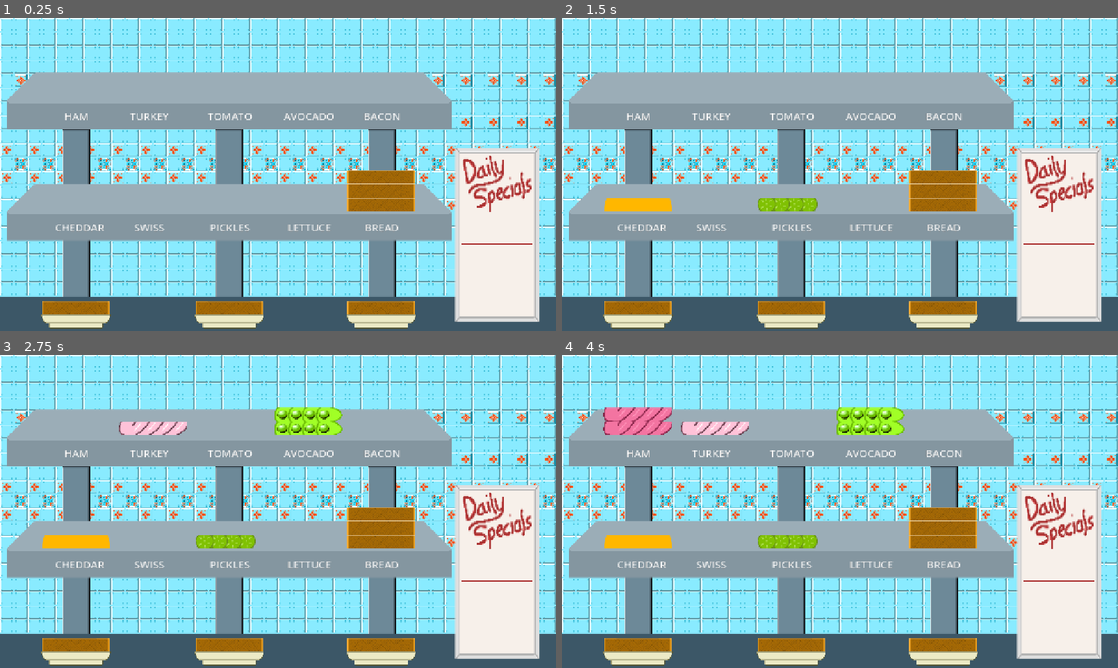
Above: before the commit, frames 1-4 (two rows, left to right).
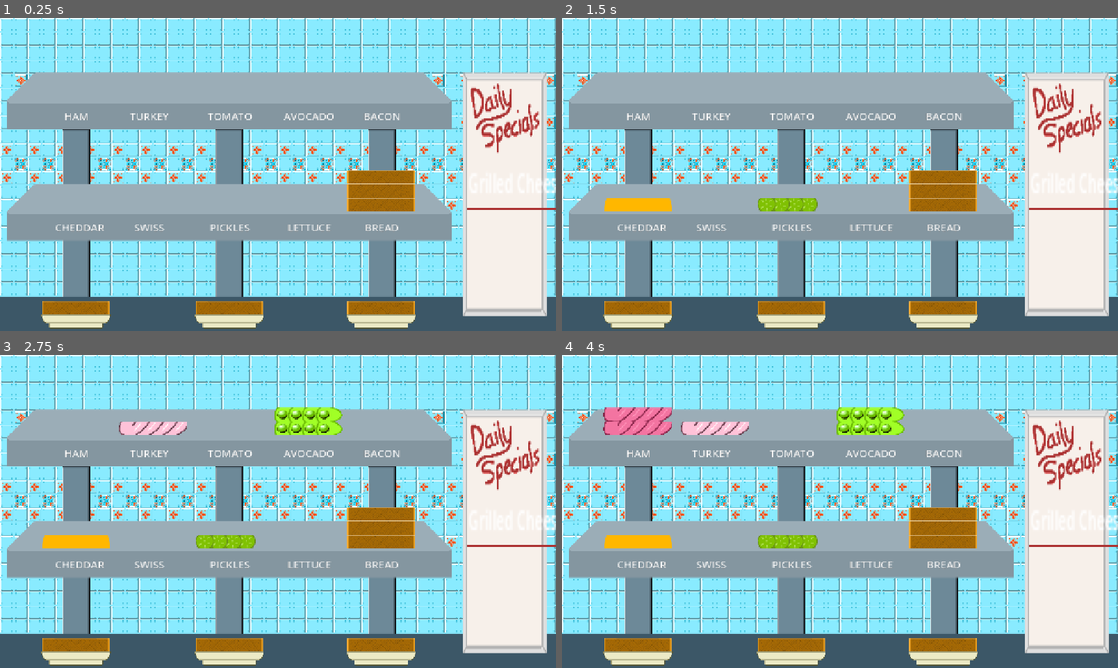
Above: after the commit, the same moments.

Repository: hachitomo/sandwich-slammer
Game: Godot game, scene res://scenes/game.tscn
Two runs of this game, one before a commit and one after it. Both use one fixed random seed, a clock stepped at 60 frames per second and the inputs below.
Inputs:
- Up to frame 1 (0.25 s): no input
- Up to frame 2 (1.5 s): tap Enter (ui_accept) at 0.5, 0.77 s; hold Right (ui_right) 0.53-1.28 s; hold Down (ui_down) from 1.28 s (still down)
- Up to frame 3 (2.75 s): tap Enter (ui_accept) at 1.52, 2 s; release Down (ui_down) at 2.03 s; hold Right (ui_right) from 2.03 s (still down)
- Up to frame 4 (4 s): release Right (ui_right) at 2.78 s; hold Up (ui_up) 2.78-3.53 s; tap Enter (ui_accept) at 3.02, 3.5, 3.77 s; hold Left (ui_left) from 3.53 s (still down)

The runs differ from the first frame. In frame 1, 7.6% of the frame differs, in the area x 81-100%, y 17-98%; in frame 2, 7.6%; in frame 3, 7.6%; in frame 4, 7.6%.

Commit message:
Serving and scoring!

Diff:
--- a/fab/script/selectable_items.gd
+++ b/fab/script/selectable_items.gd
@@ -85,7 +85,7 @@
 	if offset_map.has(index):
 		curval += offset_map.get(index)
 	if item_map.size() == 0:
-		printerr("get item position called with no items!")
+		push_error("get item position called with no items!")
 		return Vector2.ZERO
 	if index < 0 or index >= item_map.size():
 		return curval
--- a/scenes/game.gd
+++ b/scenes/game.gd
@@ -42,6 +42,7 @@
 	$IngredientSelections.set_cols(5)
 	$IngredientSelections.selected.connect(select_ingredient)
 	$SandwichSelections.selected.connect(select_sandwich)
+	$Sandwich1.orderup.connect($SpecialsBoard.score)
 	add_ingredient_points()
 	add_sandwich_points()
 
@@ -228,27 +229,31 @@
 
 
 func select_sandwich(sandwich_idx: int) -> void:
+	var wich: Sandwich
 	match sandwich_idx:
 		0:
-			$Sandwich1.add_ingredient(selected_igdt)
+			wich = $Sandwich1
 		1:
-			$Sandwich2.add_ingredient(selected_igdt)
+			wich = $Sandwich2
 		2:
-			$Sandwich3.add_ingredient(selected_igdt)
+			wich = $Sandwich3
+	wich.add_ingredient(selected_igdt)
 	if selected_igdt != Types.ingredient_type.BREAD:
 		var existing: int = available_ingredients.get(selected_igdt) if available_ingredients.has(selected_igdt) else 0
 		available_ingredients.set(selected_igdt,existing-1)
 	var cursor = $SandwichSelections.get_node("Cursor")
 	while cursor.get_child_count() > 0:
 		cursor.remove_child(cursor.get_child(0))
+	for i in range(3):
+		var stack_size = [$Sandwich1,$Sandwich2,$Sandwich3][i].size()
+		if stack_size > 3:
+			$SandwichSelections.set_offset(i,Vector2(0,(stack_size - 3) * -32))
+	if selected_igdt == Types.ingredient_type.BREAD:
+		wich.score_sandwich()
 	$SandwichSelections.set_focus(false)
 	$IngredientSelections.set_focus(true)
 	play_sfx(slam_sfx)
 	selecting = true
-	for i in range(3):
-		var stack_size = [$Sandwich1,$Sandwich2,$Sandwich3][i].size()
-		if stack_size > 3:
-			$SandwichSelections.set_offset(i,Vector2(0,(stack_size - 3) * -32))
 
 func _on_init_delay_timer_timeout() -> void:
 	if count < ingredient_start_count:
@@ -261,6 +266,9 @@
 		$IngredientSelections.set_focus(true)
 		play_music(game_bg_music)
 
+func serve_sandwich() -> void:
+	pass
+
 func play_music(music: Resource) -> void:
 	if $BGMusicPlayer.playing:
 		$BGMusicPlayer.stop()
--- a/scenes/game.tscn
+++ b/scenes/game.tscn
@@ -180,8 +180,8 @@
 cursor_texture = ExtResource("7_u5sy4")
 cursor_default_region = Rect2(36, 3, 148, 31)
 
-[node name="Node2D" parent="." unique_id=1391044385 instance=ExtResource("8_gee14")]
-position = Vector2(1145, 499)
-scale = Vector2(2, 2.5)
+[node name="SpecialsBoard" parent="." unique_id=1391044385 instance=ExtResource("8_gee14")]
+position = Vector2(1162, 406)
+scale = Vector2(2, 3.5)
 
 [connection signal="timeout" from="InitDelayTimer" to="." method="_on_init_delay_timer_timeout"]
--- a/scenes/whiteboard.gd
+++ b/scenes/whiteboard.gd
@@ -1,16 +1,26 @@
 extends Node2D
 
 #TODO
-# Choose a random recipe and list it in daily specials spot label
 # Display order scores as they go out in the orders box
+
+var daily_special: Types.recipe
 
 const FONT_COLOR: Color = Color("#ac3232")
 
-# Called when the node enters the scene tree for the first time.
+func _init() -> void:
+	daily_special = Types.all_recipes.pick_random()
+
 func _ready() -> void:
-	pass # Replace with function body.
-
+	$BG/Specials/DailySpecial.text = Types.recipe_name(daily_special)
 
 # Called every frame. 'delta' is the elapsed time since the previous frame.
 func _process(_delta: float) -> void:
 	pass
+
+func get_special() -> String:
+	return Types.recipe_name(daily_special)
+
+func score(order: Order) -> void:
+	print("Order up!!!")
+	print(Types.recipe_name(order.recipe_match))
+	print("Score: ", order.base)
--- a/scenes/whiteboard.tscn
+++ b/scenes/whiteboard.tscn
@@ -20,18 +20,19 @@
 offset_right = 40.0
 offset_bottom = 7.0
 
-[node name="Label" type="Label" parent="BG/Specials" unique_id=1559664848]
+[node name="SpecialsLabelSprite" type="Sprite2D" parent="BG/Specials" unique_id=1080627983]
+position = Vector2(42, -30.75)
+scale = Vector2(1, 0.8684211)
+texture = ExtResource("1_q8y3l")
+region_enabled = true
+region_rect = Rect2(330, 342, 84, 57)
+
+[node name="DailySpecial" type="Label" parent="BG/Specials" unique_id=1559664848]
 layout_mode = 2
 
-[node name="HSeparator" type="HSeparator" parent="BG" unique_id=1219605247]
-offset_left = -40.0
-offset_top = 7.0
-offset_right = 39.0
-offset_bottom = 11.0
+[node name="HSeparator" type="HSeparator" parent="BG/Specials" unique_id=1219605247]
+layout_mode = 2
 theme_override_styles/separator = SubResource("StyleBoxLine_7us60")
 
-[node name="Orders" type="VBoxContainer" parent="BG" unique_id=1995495848]
-offset_left = -42.0
-offset_top = 11.0
-offset_right = 40.0
-offset_bottom = 74.0
+[node name="Orders" type="VBoxContainer" parent="BG/Specials" unique_id=1995495848]
+layout_mode = 2
--- /dev/null
+++ b/scripts/order.gd
@@ -0,0 +1,12 @@
+extends Node
+
+class_name Order
+
+var base: int
+var recipe_match: Types.recipe
+var modifiers: Array[Types.modifier]
+
+func _init() -> void:
+	base = 0
+	recipe_match = Types.recipe.NONE
+	modifiers = []
--- a/scripts/sandwich.gd
+++ b/scripts/sandwich.gd
@@ -2,10 +2,10 @@
 
 class_name Sandwich
 
+
 const sandwich_texture = preload("res://assets/img/sandwich2.png")
 
-#TODO
-# signal orderup()
+signal orderup(Order)
 
 # DING DING DING IT'S THE THEME!!! :D
 var layers: Array[Types.ingredient_type] = [Types.ingredient_type.BREAD]
@@ -28,19 +28,112 @@
 		new_item.offset.y = (new_idx+1) * -32
 		$Layers.add_child(new_item)
 	while $Layers.get_child_count() > layers.size():
-		$Layers.remove_child($Layers.get_child($Layers.get_child_count()))
+		$Layers.remove_child($Layers.get_child($Layers.get_child_count()-1))
 
 func add_ingredient(igdt: Types.ingredient_type) -> void:
 	layers.append(igdt)
 
-#TODO
-# check for basic combos, recipe matches, sauce multipliers(?)
-# might need several subprocedures, write out pros and cons to map for output?
-# maybe even make an order class with a score and itemized list combo? (Resource or class?)
-func score_sandwich() -> int:
+func score_sandwich() -> void:
+	var order = Order.new()
+	order.base = self.layers.map(Types.ingredient_base_score).reduce(func(acc, n): return acc + n, 0)
+	order.modifiers = get_modifiers()
+	order.recipe_match = get_recipe_match()
+
+	# Creekside gets a pass for "too large" because it is a recipe match that naturally is
+	if order.recipe_match == Types.recipe.CREEKSIDE and order.modifiers.has(Types.modifier.TOO_LARGE):
+		order.modifier.erase(Types.modifier.TOO_LARGE)
+
+	layers = [Types.ingredient_type.BREAD]
+	orderup.emit(order)
 	#TODO
 	# replenish_ingredients(amount?)
-	return 0
+
+func get_recipe_match() -> Types.recipe:
+
+	if has_cheese() and not has_veg() and not has_cheese():
+		return Types.recipe.GRILLED_CHEESE
+
+	if layers.has(Types.ingredient_type.HAM) and layers.has(Types.ingredient_type.SWISS):
+		return Types.recipe.HAM_SWISS
+
+	if not layers.has(Types.ingredient_type.TURKEY) and [Types.ingredient_type.BACON,Types.ingredient_type.LETTUCE,Types.ingredient_type.TOMATO].all(func(igdt): return layers.has(igdt)):
+		return Types.recipe.BLT
+
+	if [Types.ingredient_type.BACON,Types.ingredient_type.LETTUCE,Types.ingredient_type.TOMATO].all(func(igdt): return layers.has(igdt)):
+		return Types.recipe.TURKEY_CLUB
+
+	#TODO: mustard
+	if [Types.ingredient_type.HAM,Types.ingredient_type.SWISS,Types.ingredient_type.PICKLE].all(func(igdt): return layers.has(igdt)):
+		return Types.recipe.CUBANO
+
+	if [Types.ingredient_type.TURKEY,Types.ingredient_type.AVOCADO,Types.ingredient_type.BACON,Types.ingredient_type.LETTUCE,Types.ingredient_type.TOMATO,Types.ingredient_type.SWISS,Types.ingredient_type.CHEDDAR].all(func(igdt): return layers.has(igdt)):
+		return Types.recipe.CREEKSIDE
+
+	return Types.recipe.NONE
+
+func get_modifiers() -> Array[Types.modifier]:
+	var mods: Array[Types.modifier] = []
+
+	if layers.get(layers.size()-1) != Types.ingredient_type.BREAD:
+		mods.append(Types.modifier.OPEN_FACED)
+
+	if layers.count(Types.ingredient_type.BREAD) > 1 and item_repeated(Types.ingredient_type.BREAD):
+		mods.append(Types.modifier.EXTRA_BREAD)
+
+	if any_item_repeated():
+		mods.append(Types.modifier.EXTRA_INGREDIENT)
+
+	if layers.size() < Types.MIN_LAYERS:
+		mods.append(Types.modifier.TOO_SMALL)
+
+	if layers.size() > Types.MAX_LAYERS:
+		mods.append(Types.modifier.TOO_SMALL)
+
+	if layers.count(Types.ingredient_type.BREAD) > 2 and not mods.has(Types.modifier.EXTRA_BREAD):
+		mods.append(Types.modifier.DOUBLE_DECKER)
+
+	if has_meat() and has_cheese():
+		mods.append(Types.modifier.MEAT_AND_CHEESE)
+
+	if not has_meat():
+		mods.append(Types.modifier.VEGETARIAN)
+
+	if has_meat() and has_cheese() and has_veg():
+		mods.append(Types.modifier.WELL_ROUNDED)
+
+	return mods
+
+
+func has_cheese() -> bool:
+	var has_swiss = layers.has(Types.ingredient_type.SWISS)
+	var has_cheddar = layers.has(Types.ingredient_type.CHEDDAR)
+	return has_swiss || has_cheddar
+
+func has_meat() -> bool:
+	var has_ham = layers.has(Types.ingredient_type.HAM)
+	var has_turkey = layers.has(Types.ingredient_type.TURKEY)
+	var has_bacon = layers.has(Types.ingredient_type.BACON)
+	return has_ham || has_turkey || has_bacon
+
+
+func has_veg() -> bool:
+	var has_lettuce = layers.has(Types.ingredient_type.LETTUCE)
+	var has_avocado = layers.has(Types.ingredient_type.AVOCADO)
+	var has_tomato = layers.has(Types.ingredient_type.TOMATO)
+	var has_pickle = layers.has(Types.ingredient_type.PICKLE)
+	return has_lettuce || has_avocado || has_tomato || has_pickle
+
+func item_repeated(item: Variant) -> bool:
+	for i in range(layers.size()-2):
+		if layers.get(i) == item and layers.get(i+1) == item:
+			return true
+	return false
+
+func any_item_repeated() -> bool:
+	for i in range(layers.size()-2):
+		if layers.get(i) != Types.ingredient_type.BREAD and layers.get(i) == layers.get(i+1):
+			return true
+	return false
 
 #TODO
 # reset to just bread, clear out layers and child sprites - & LATER - animate?
--- a/scripts/types.gd
+++ b/scripts/types.gd
@@ -6,15 +6,21 @@
 enum ingredient_type {HAM=0,TURKEY=1,TOMATO=2,AVOCADO=3,BACON=4,CHEDDAR=5,SWISS=6,PICKLE=7,LETTUCE=8,BREAD=9}
 enum sauce {MUSTARD,MAYO,RANCH}
 enum menu_modes {vertical, horizontal,grid}
+enum recipe {NONE,GRILLED_CHEESE,HAM_SWISS,BLT,TURKEY_CLUB,CUBANO,CREEKSIDE}
+enum modifier {OPEN_FACED,EXTRA_BREAD,EXTRA_INGREDIENT,TOO_SMALL,TOO_LARGE,DOUBLE_DECKER,MEAT_AND_CHEESE,VEGETARIAN,WELL_ROUNDED,DAILY_SPECIAL}
+#enum sauce {MUSTARD, RANCH, MAYO}
 
 static var cheeses: Array[ingredient_type] = [ingredient_type.SWISS,ingredient_type.CHEDDAR]
 static var veggies: Array[ingredient_type] = [ingredient_type.LETTUCE,ingredient_type.AVOCADO,ingredient_type.TOMATO,ingredient_type.PICKLE]
 static var meats: Array[ingredient_type] = [ingredient_type.HAM,ingredient_type.TURKEY,ingredient_type.BACON]
 static var ingredients: Array[ingredient_type] = [ingredient_type.SWISS,ingredient_type.CHEDDAR,ingredient_type.LETTUCE,ingredient_type.AVOCADO,ingredient_type.TOMATO,ingredient_type.PICKLE,ingredient_type.HAM,ingredient_type.TURKEY,ingredient_type.BACON,ingredient_type.BREAD]
 static var ingredients_no_bread: Array[ingredient_type] = [ingredient_type.SWISS,ingredient_type.CHEDDAR,ingredient_type.LETTUCE,ingredient_type.AVOCADO,ingredient_type.TOMATO,ingredient_type.PICKLE,ingredient_type.HAM,ingredient_type.TURKEY,ingredient_type.BACON]
+static var all_recipes: Array[recipe] = [recipe.NONE,recipe.GRILLED_CHEESE,recipe.HAM_SWISS,recipe.BLT,recipe.TURKEY_CLUB,recipe.CUBANO,recipe.CREEKSIDE]
 
 static var CURSOR_PALM_CROP = Rect2(36,3,148,31)
 static var CURSOR_REACH_CROP = Rect2(171,66,74,95)
+static var MIN_LAYERS = 4
+static var MAX_LAYERS = 8
 
 static var ingredient_crops: Dictionary[ingredient_type,Rect2] = {
 	ingredient_type.HAM: Rect2(2,272,157,32),
@@ -55,11 +61,130 @@
 		Types.ingredient_type.BACON:
 			return "BACON"
 		_:
-			push_error("NOPE WTF")
-			return "NOPE WTF"
+			push_error("WTF IS THIS IGDT? (NAME): ",igdt)
+			return "ERR IGDT"
 
 static func random_sauce() -> sauce:
 	return sauce.values().pick_random()
 
 static func get_ingredient_crop(type: Types.ingredient_type) -> Rect2:
 	return ingredient_crops.get(type)
+
+static func ingredient_base_score(igdt: ingredient_type) -> int:
+	match igdt:
+		Types.ingredient_type.BREAD:
+			return 100
+		Types.ingredient_type.HAM:
+			return 200
+		Types.ingredient_type.TURKEY:
+			return 250
+		Types.ingredient_type.SWISS:
+			return 200
+		Types.ingredient_type.CHEDDAR:
+			return 250
+		Types.ingredient_type.LETTUCE:
+			return 200
+		Types.ingredient_type.AVOCADO:
+			return 250
+		Types.ingredient_type.TOMATO:
+			return 200
+		Types.ingredient_type.PICKLE:
+			return 250
+		Types.ingredient_type.BACON:
+			return 300
+		_:
+			push_error("CAN'T SCORE INGREDIENT: ",igdt," - ",Types.ingredient_name(igdt))
+			return 0
+
+static func recipe_name(_recipe: recipe) -> String:
+	match _recipe:
+		recipe.GRILLED_CHEESE:
+			return "Grilled Cheese"
+		recipe.HAM_SWISS:
+			return "Ham & Swiss"
+		recipe.BLT:
+			return "BLT"
+		recipe.TURKEY_CLUB:
+			return "Turkey Club"
+		recipe.CUBANO:
+			return "Cubano"
+		recipe.CREEKSIDE:
+			return "Creekside Club"
+		recipe.NONE:
+			return "Basic sandwich"
+		_:
+			push_error("WTF is this recipe? (name)",_recipe)
+			return "ERR RECIPE"
+
+static func recipe_bonus(_recipe: recipe) -> int:
+	match _recipe:
+		recipe.GRILLED_CHEESE:
+			return 200
+		recipe.HAM_SWISS:
+			return 300
+		recipe.BLT:
+			return 450
+		recipe.TURKEY_CLUB:
+			return 550
+		recipe.CUBANO:
+			return 750
+		recipe.CREEKSIDE:
+			return 1000
+		recipe.NONE:
+			return 0
+		_:
+			push_error("WTF is this recipe? (Bonus)",_recipe)
+			return 0
+
+static func modifier_name(mod: modifier) -> String:
+	match mod:
+		modifier.OPEN_FACED:
+			return "Open-Faced"
+		modifier.EXTRA_BREAD:
+			return "Doubled bread"
+		modifier.EXTRA_INGREDIENT:
+			return "Doubled ingredient"
+		modifier.TOO_SMALL:
+			return "Too small"
+		modifier.TOO_LARGE:
+			return "Too large"
+		modifier.DOUBLE_DECKER:
+			return "Double decker!!!"
+		modifier.MEAT_AND_CHEESE:
+			return "Meat+Cheese"
+		modifier.VEGETARIAN:
+			return "Vegetarian"
+		modifier.WELL_ROUNDED:
+			return "Well-rounded"
+		modifier.DAILY_SPECIAL:
+			return "Daily special"
+		_:
+			push_error("WTF is this modifier name?",mod)
+			return "ERR MODIFIER"
+
+
+static func modifier_bonus(mod: modifier) -> int:
+	match mod:
+		modifier.OPEN_FACED:
+			return -100
+		modifier.EXTRA_BREAD:
+			return -100
+		modifier.EXTRA_INGREDIENT:
+			return -50
+		modifier.TOO_SMALL:
+			return -250
+		modifier.TOO_LARGE:
+			return -150
+		modifier.DOUBLE_DECKER:
+			return 200
+		modifier.MEAT_AND_CHEESE:
+			return 100
+		modifier.VEGETARIAN:
+			return 200
+		modifier.WELL_ROUNDED:
+			return 300
+		modifier.DAILY_SPECIAL:
+			return 1000
+		_:
+			push_error("WTF is this modifier?",mod)
+			return 0
Binary file changed: assets/img/sandwich2.png
Not shown, added: scripts/order.gd.uid
